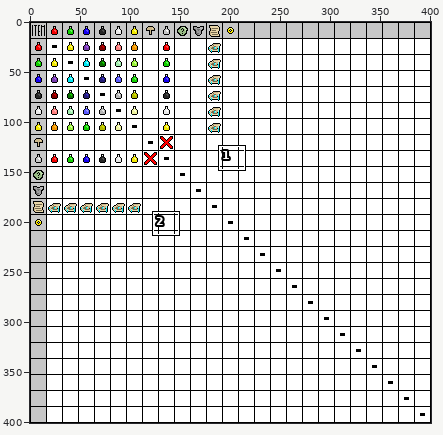
Edited in one commit: sprite sheet (Recipes.png). Above: a wide view before the commit, with the close-up outlined.
Close-up. Earlier state:
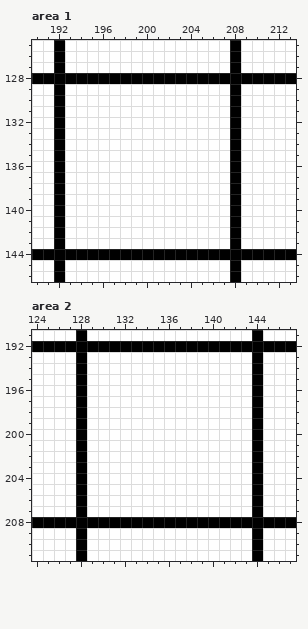
The file is 401x401 pixels. Shown: area 1: x 190..213, y 125..146; area 2: x 124..147, y 191..211. The commit also changed other parts of the picture, which this record leaves out.
After the commit:
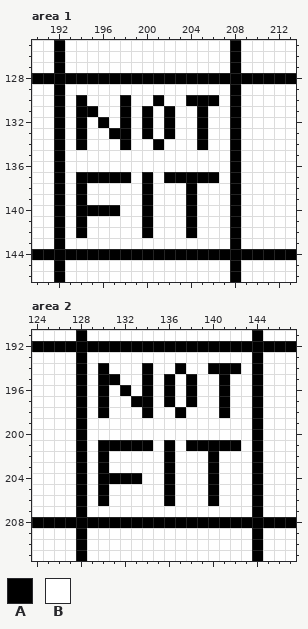
Palette (. is transparent): A #000000  B #ffffff
Change:
Area 1:
The edit turns colour B into colour A in row 130 at x 194, 198, 201 and 204 to 206; in row 131 at x 194 to 195, 198, 200, 202 and 205; in row 132 at x 194, 196, 198, 200, 202 and 205; in row 133 at x 194, 197 to 198, 200, 202 and 205; in row 134 at x 194, 198, 201 and 205; in row 137 at x 194 to 198, 200 and 202 to 206.
The edit turns colour B into colour A in rows 138 to 139 at x 194, 200 and 204; in row 140 at x 194 to 197, 200 and 204; in rows 141 to 142 at x 194, 200 and 204.
Area 2:
The edit turns colour B into colour A in row 194 at x 130, 134, 137 and 140 to 142; in row 195 at x 130 to 131, 134, 136, 138 and 141; in row 196 at x 130, 132, 134, 136, 138 and 141; in row 197 at x 130, 133 to 134, 136, 138 and 141; in row 198 at x 130, 134, 137 and 141; in row 201 at x 130 to 134, 136 and 138 to 142.
The edit turns colour B into colour A in rows 202 to 203 at x 130, 136 and 140; in row 204 at x 130 to 133, 136 and 140; in rows 205 to 206 at x 130, 136 and 140.
Changed places in both close-ups, as pixel boxes (x1, y1, x2, y2):
changed: (76, 95, 219, 238)
changed: (98, 363, 241, 506)
